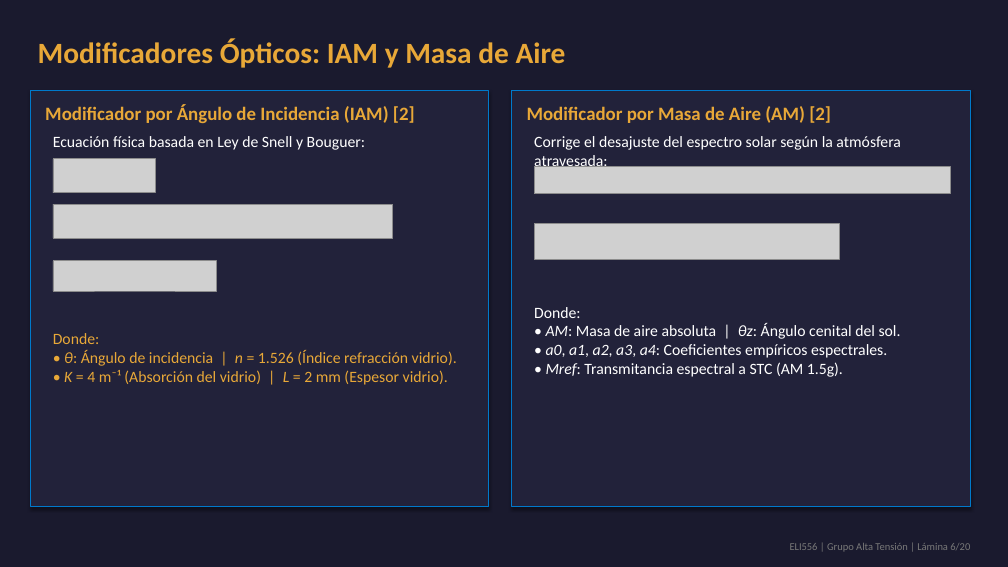
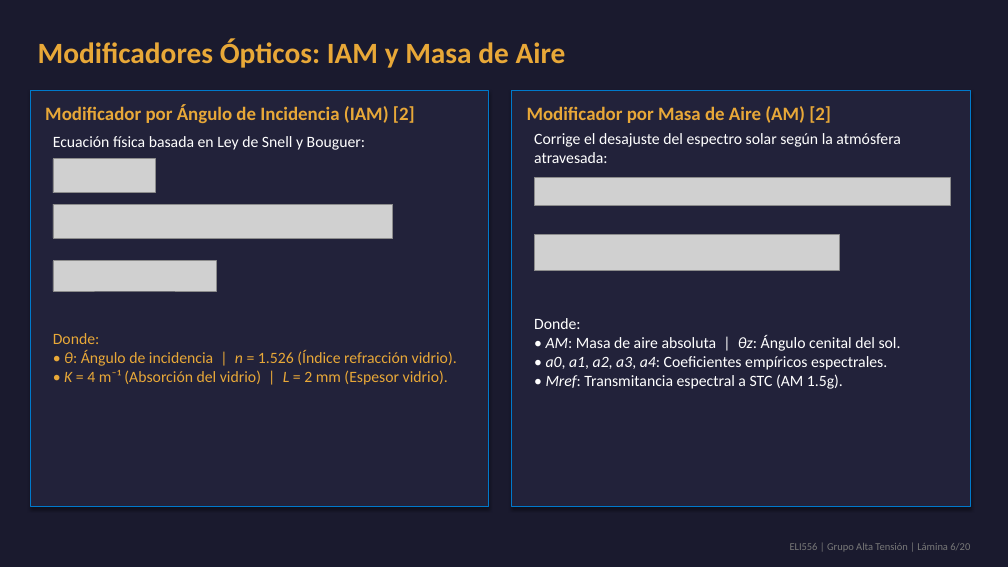
Before and after one commit to theChosen16/t2-paneles, a slide deck: slide 6 of output/Presentacion_Final_ELI556_Atacama.pptx. Drawn at 1008x567 pixels with LibreOffice and Linux fonts; fonts in the diff are those of the drawing; grey boxes stand for pictures. Boxes give left, top, right and bottom in pixels: in the first picture for what was removed or moved away, otherwise in the second. Text is boxed around its words. In the diff, an @@ line names an element or a change of style, - is before the commit and + after.

Commit message:
Corrige errores de formato, solapamientos y estandariza nomenclatura m-Si en slides y graficos

```diff
--- a/output/Presentacion_Final_ELI556_Atacama.pptx
+++ b/output/Presentacion_Final_ELI556_Atacama.pptx
@@ text "Corrige el desajuste del espectro ..." rewrapped from box(534, 136, 901, 150) to box(534, 133, 901, 163) @@
@@ 2 pictures, 1 text: place and size @@
-2 pictures, 1 text at box(534, 166, 951, 377)
+2 pictures, 1 text at box(534, 178, 951, 389)
```
Also in this commit, not shown: 3 other slides changed, 12 other files.
